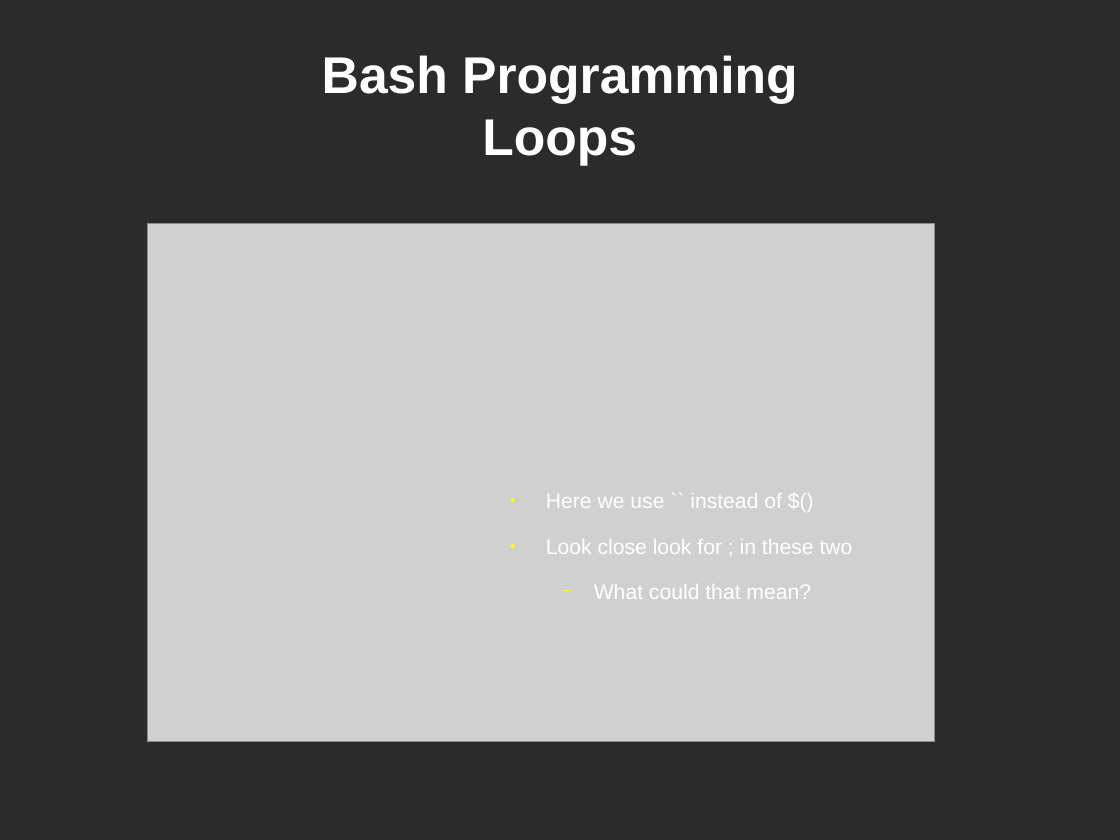
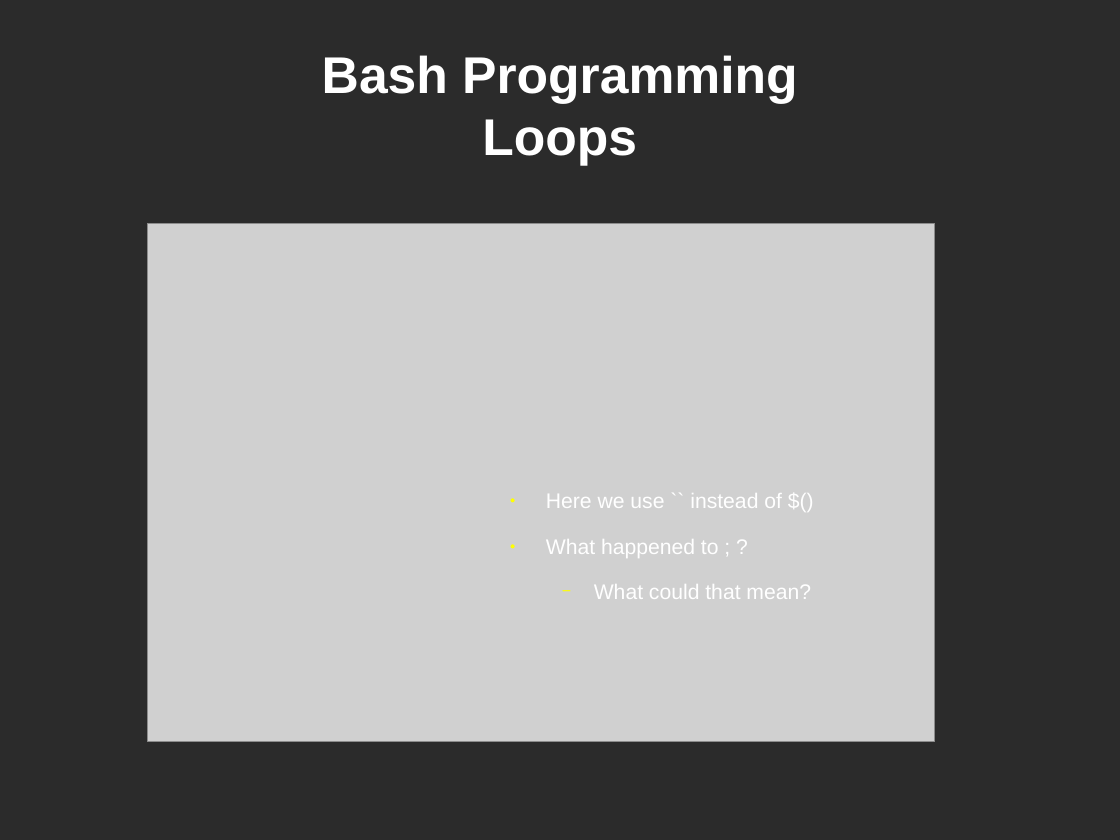
Before and after one commit to aminhjz-old/bashprogramming, a slide deck: slide 13 of bash_programming.odp. Drawn at 1120x840 pixels with LibreOffice and Linux fonts; fonts in the diff are those of the drawing; grey boxes stand for pictures; background and template pictures are left out; a plain dark background stands for a picture behind light text. Boxes give left, top, right and bottom in pixels: in the first picture for what was removed or moved away, otherwise in the second. Text is boxed around its words. In the diff, an @@ line names an element or a change of style, - is before the commit and + after.

```diff
--- a/bash_programming.odp
+++ b/bash_programming.odp
@@ text at (x1=546, y1=539, x2=719, y2=558): text changed @@
-● Look close look for ; in these two
+● What happened to ; ?
```
Also in this commit, not shown: 1 other slide changed.
